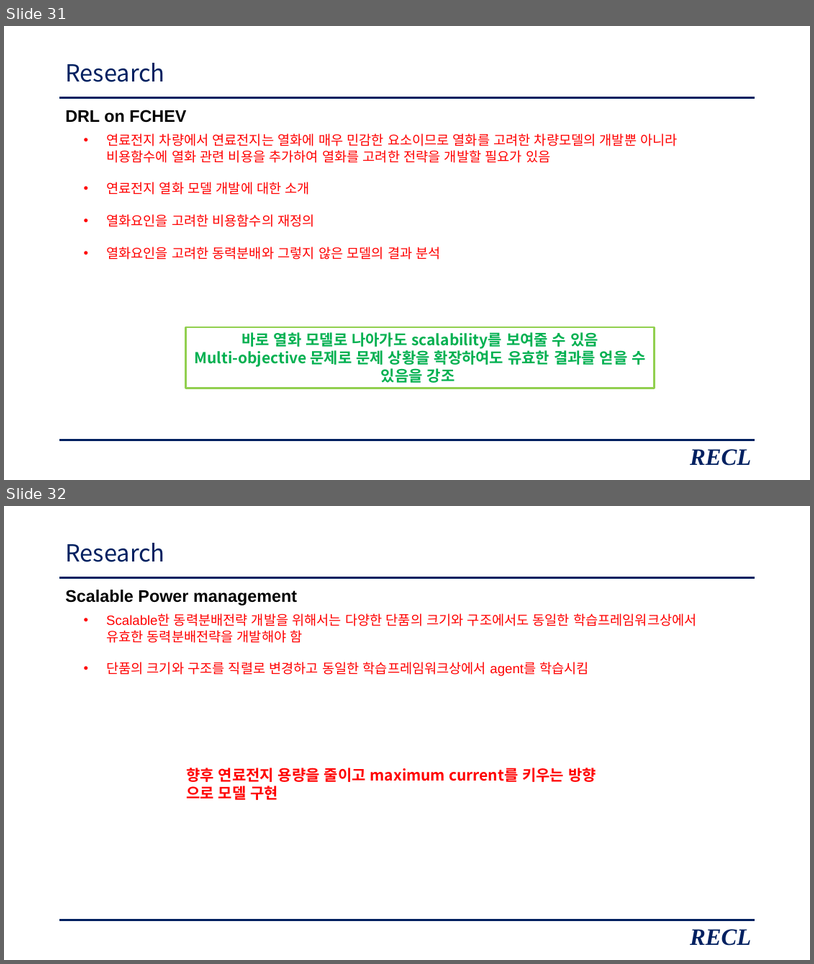
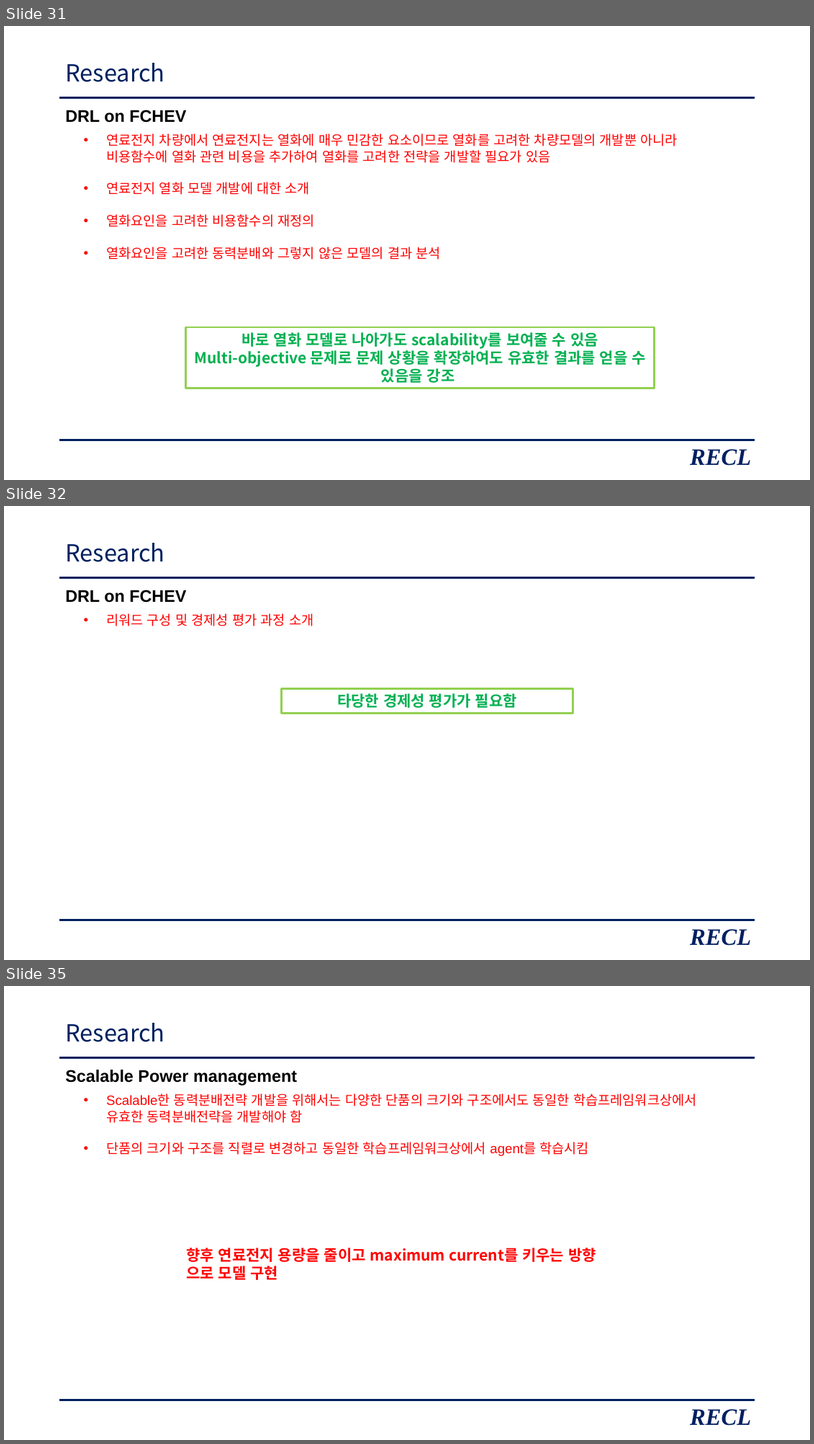
Before and after one commit to zidane89/experiment_essential_degradation, a slide deck: 발표자료_중안3.pptx. Shown one above the other, each under a label of ours: slides 31 and 32 before the commit, slides 31, 32 and 35 after it; the slides between them are not shown. The pictures are 814x964 and 814x1444 pixels, drawn with LibreOffice and Linux fonts; fonts in the diff are those of the drawing. Boxes give left, top, right and bottom in pixels: in the first picture for what was removed or moved away, otherwise in the second. Text is boxed around its words. In the diff, an @@ line names an element or a change of style, - is before the commit and + after.

```diff
--- a/발표자료_중안3.pptx
+++ b/발표자료_중안3.pptx
@@ slide 32 added at bbox=[4, 506, 810, 960], background #FFFFFF; not listed: 2 template elements that a slide beside it also shows @@
@@ title added at bbox=[65, 543, 165, 562], 28 pt, text #002060 @@
+Research
@@ text added at bbox=[65, 590, 186, 602], 20 pt, text #000000, bold @@
+DRL on FCHEV
@@ text added at bbox=[106, 613, 314, 626], 16 pt, text #FF0000 @@
+• 리워드 구성 및 경제성 평가 과정 소개
@@ rectangle added at bbox=[282, 689, 574, 713], outline #92D050 2.25 pt, 18 pt, text #00B050, bold @@
+타당한 경제성 평가가 필요함
@@ text added at bbox=[690, 929, 751, 945], 28 pt, text #002060, bold, italic @@
+RECL
@@ what was slide 32 is now slide 35 @@
```
Also in this commit, not shown: 3 slides changed, 2 other slides added, 1 other file.
